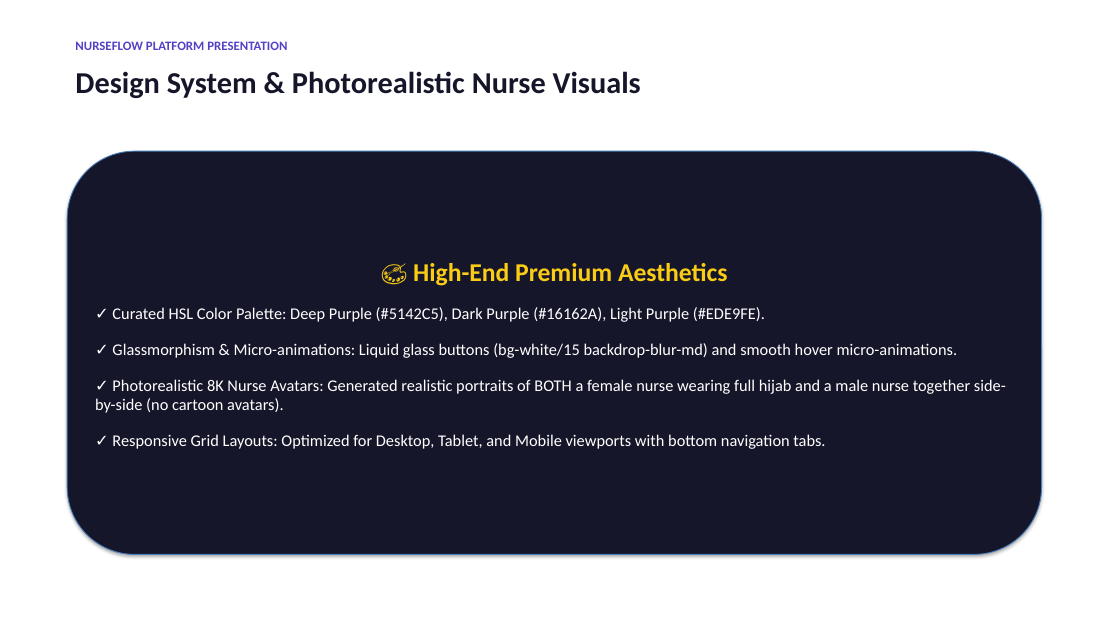
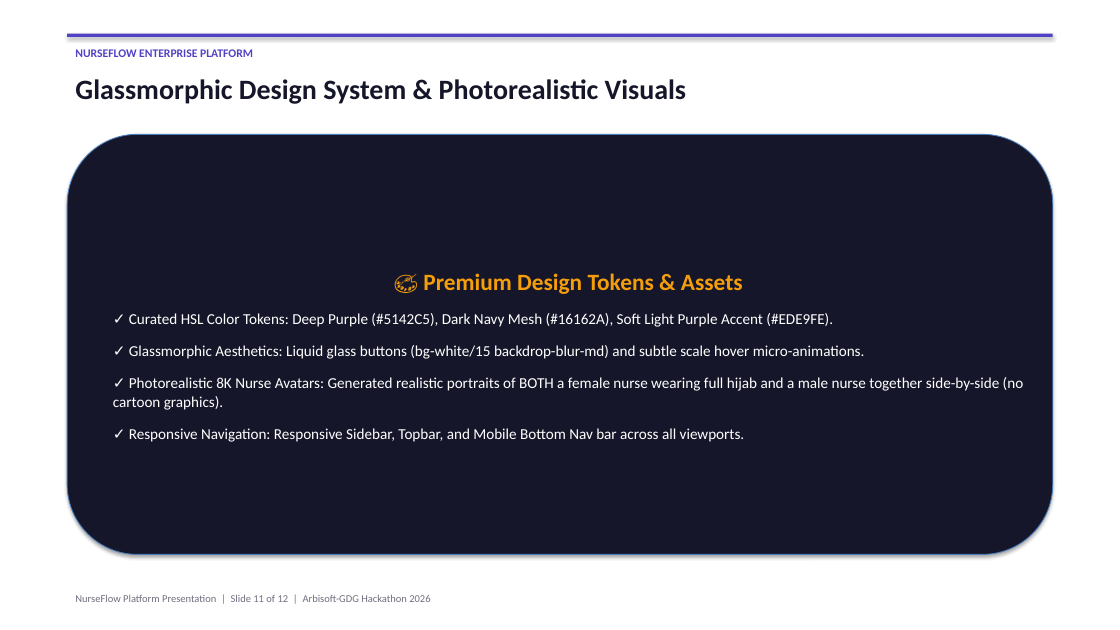
Before and after one commit to Sagheer1122/Arbisoft-GDG-Hackathon, a slide deck: slide 11 of NurseFlow_Project_Presentation.pptx (slide 8 before the commit). Drawn at 1120x630 pixels with LibreOffice and Linux fonts; fonts in the diff are those of the drawing. Boxes give left, top, right and bottom in pixels: in the first picture for what was removed or moved away, otherwise in the second. Text is boxed around its words. In the diff, an @@ line names an element or a change of style, - is before the commit and + after.

Commit message:
Update PowerPoint presentation with ultra-professional 12-slide layout

```diff
--- a/NurseFlow_Project_Presentation.pptx
+++ b/NurseFlow_Project_Presentation.pptx
@@ rectangle added at (x1=67, y1=34, x2=1053, y2=37), fill #5142C5 @@
@@ text at (x1=75, y1=49, x2=253, y2=57): text changed; size 11 to 10 pt @@
-NURSEFLOW PLATFORM PRESENTATION
+NURSEFLOW ENTERPRISE PLATFORM
@@ text at (x1=75, y1=79, x2=686, y2=104): text changed; size 26 to 24 pt @@
-Design System & Photorealistic Nurse Visuals
+Glassmorphic Design System & Photorealistic Visuals
@@ rounded rectangle "🎨 Premium Design Tokens & ..." resized from (x1=67, y1=151, x2=1042, y2=555) to (x1=67, y1=134, x2=1053, y2=555) @@
@@ text in rounded rectangle at (x1=113, y1=273, x2=1024, y2=442): text changed; size 14 to 13 pt @@
-🎨 High-End Premium Aesthetics
-✓ Curated HSL Color Palette: Deep Purple (#5142C5), Dark Purple (#16162A), Light Purple (#EDE9FE).
-✓ Glassmorphism & Micro-animations: Liquid glass buttons (bg-white/15 backdrop-blur-md) and smooth hover micro-animations.
-✓ Photorealistic 8K Nurse Avatars: Generated realistic portraits of BOTH a female nurse wearing full hijab and a male nurse together side-by-side (no cartoon avatars).
-✓ Responsive Grid Layouts: Optimized for Desktop, Tablet, and Mobile viewports with bottom navigation tabs.
+🎨 Premium Design Tokens & Assets
+✓ Curated HSL Color Tokens: Deep Purple (#5142C5), Dark Navy Mesh (#16162A), Soft Light Purple Accent (#EDE9FE).
+✓ Glassmorphic Aesthetics: Liquid glass buttons (bg-white/15 backdrop-blur-md) and subtle scale hover micro-animations.
+✓ Photorealistic 8K Nurse Avatars: Generated realistic portraits of BOTH a female nurse wearing full hijab and a male nurse together side-by-side (no cartoon graphics).
+✓ Responsive Navigation: Responsive Sidebar, Topbar, and Mobile Bottom Nav bar across all viewports.
@@ text added at (x1=75, y1=595, x2=430, y2=602), 9 pt, text #707080 @@
+NurseFlow Platform Presentation | Slide 11 of 12 | Arbisoft-GDG Hackathon 2026
```
Also in this commit, not shown: 6 other slides changed, 5 slides added, 3 slides removed, 1 other file.
